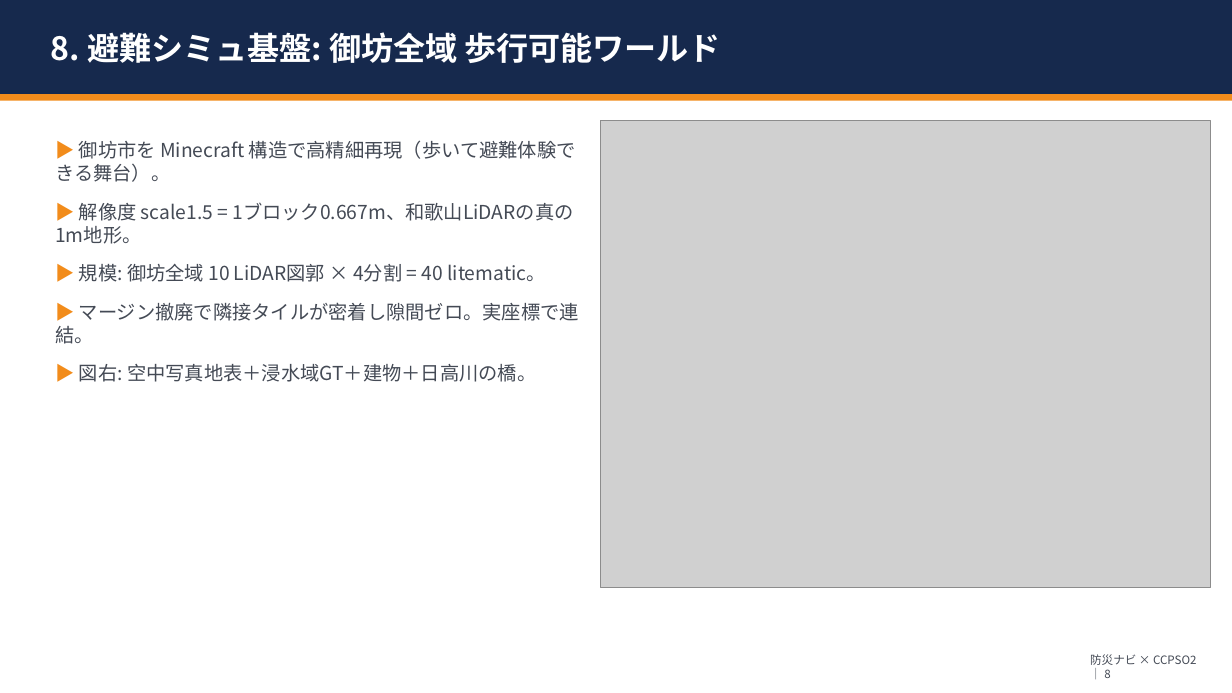
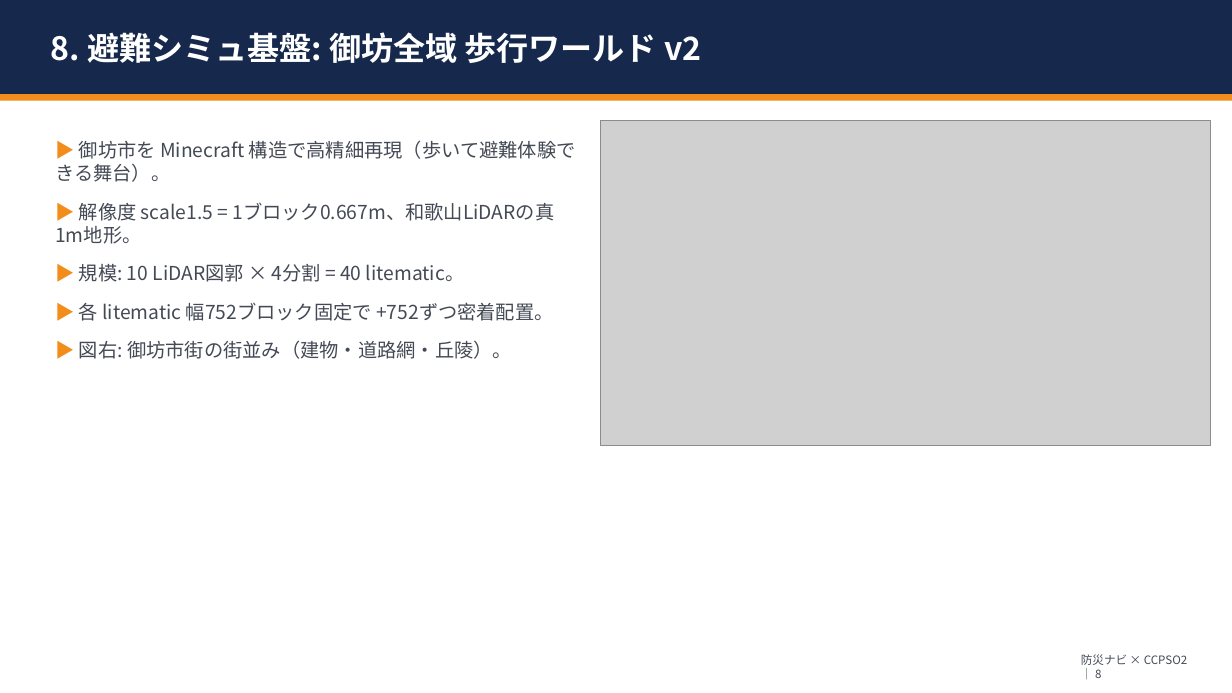
Before and after one commit to ntaku256/flood_pso, a slide deck: slide 9 of docs/特別研究_進捗整理_202606.pptx. Drawn at 1232x693 pixels with LibreOffice and Linux fonts; fonts in the diff are those of the drawing; grey boxes stand for pictures. Boxes give left, top, right and bottom in pixels: in the first picture for what was removed or moved away, otherwise in the second. Text is boxed around its words. In the diff, an @@ line names an element or a change of style, - is before the commit and + after.

```diff
--- a/docs/特別研究_進捗整理_202606.pptx
+++ b/docs/特別研究_進捗整理_202606.pptx
@@ text at [51, 32, 701, 63]: text changed @@
-8. 避難シミュ基盤: 御坊全域 歩行可能ワールド
+8. 避難シミュ基盤: 御坊全域 歩行ワールド v2
@@ picture: place and size @@
-picture at [601, 120, 1211, 588]
+picture at [601, 120, 1211, 446]
@@ text at [55, 202, 555, 359]: text changed @@
-▶ 解像度 scale1.5 = 1ブロック0.667m、和歌山LiDARの真の1m地形。
-▶ 規模: 御坊全域 10 LiDAR図郭 × 4分割 = 40 litematic。
-▶ マージン撤廃で隣接タイルが密着し隙間ゼロ。実座標で連結。
-▶ 図右: 空中写真地表＋浸水域GT＋建物＋日高川の橋。
+▶ 解像度 scale1.5 = 1ブロック0.667m、和歌山LiDARの真1m地形。
+▶ 規模: 10 LiDAR図郭 × 4分割 = 40 litematic。
+▶ 各 litematic 幅752ブロック固定で +752ずつ密着配置。
+▶ 図右: 御坊市街の街並み（建物・道路網・丘陵）。
@@ text "防災ナビ × CCPSO2 ｜ 8": place and size @@
-text "防災ナビ × CCPSO2 ｜ 8" at [1090, 654, 1196, 678]
+text "防災ナビ × CCPSO2 ｜ 8" at [1081, 654, 1187, 678]
```
Also in this commit, not shown: 10 other slides changed, 4 slides added, 3 slides removed, 48 other files.
